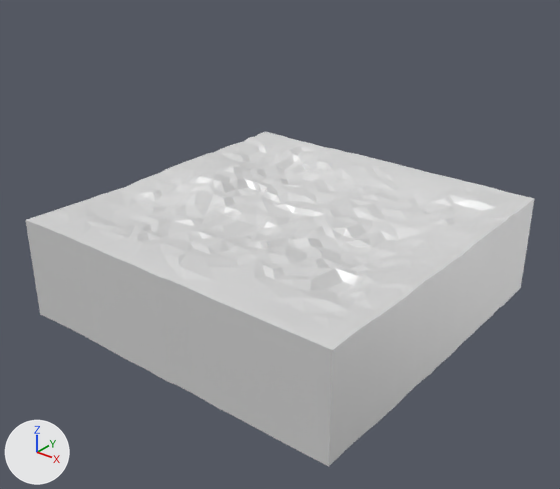
What one commit did to the FBX model Assets/3D models/MountainRange.fbx.
Both versions are drawn from a camera (50 mm lens) standing at (14.62, -19.26, 10.63) and looking at (0.31, -1.38, -0.46). The lights are fixed; the arrows at lower left show +X, +Y and +Z.

Names of what the first picture shows: 'Mountain Export'.
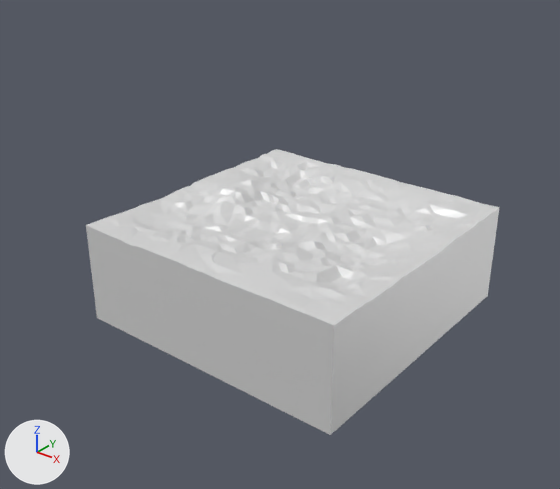
Location of each change, [x1, y1, x2, y2] in pixels of the pictures (560 x 489 px):
'Mountain Export', reshaped, rescaled (19% narrower, 15% shorter)
    before: [26, 132, 534, 467]
    after: [86, 149, 499, 435]

What changed in the scene script:
```text
Change me_plane_004:
    used by ob_mountain_export; location = (0.0, 0.0, 0.0); rotation_euler = (1.571, 0.0, 0.0), in degrees (90, 0, 0); scale = (0.01, 0.01, 0.01)
    remove me_plane_004.from_pydata(...)  # 778 vertices, 1382 faces; spans x -605.0..600.0, y -321.0..633.0, z -554.0..655.0
    add me_plane_004.from_pydata(...)  # 778 vertices, 1382 faces; spans x -498.0..498.0, y -355.0..589.0, z -496.0..496.0
    me_plane_004 part 1: 775 of 778 vertices moved; they spanned x -605.0..600.0, y -321.0..57.0, z -554.0..655.0 and now span x -498.0..498.0, y -355.0..13.0, z -496.0..496.0; mean shift (5.0, -44.0, -45.0); largest move (-601.0, -306.0, 655.0) -> (-498.0, -355.0, 496.0)
Change ob_mountain_export:
    ob_mountain_export.scale: (0.01, 0.01, 0.01) -> (0.01, 0.01, 0.0101)
```
